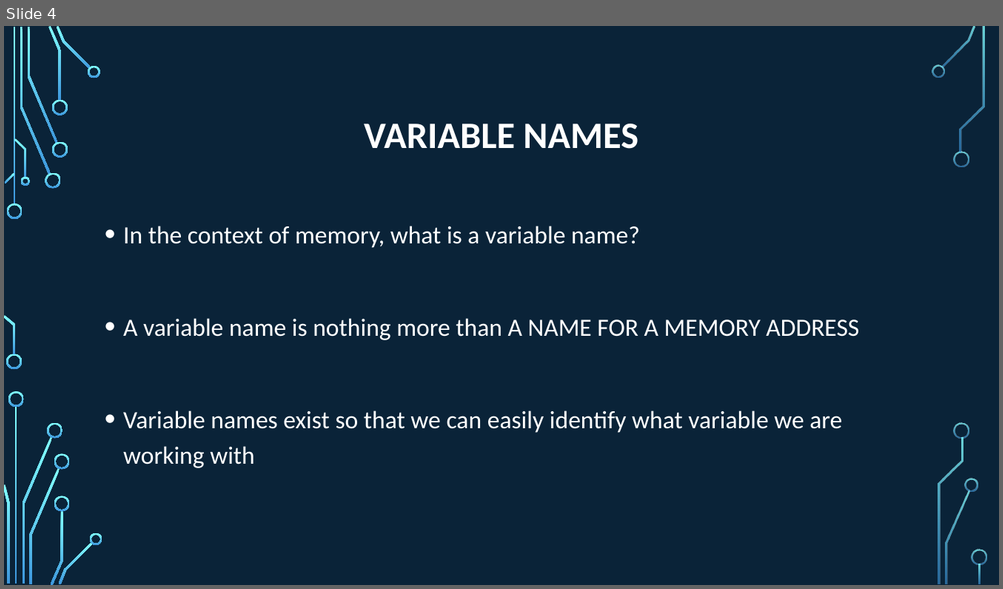
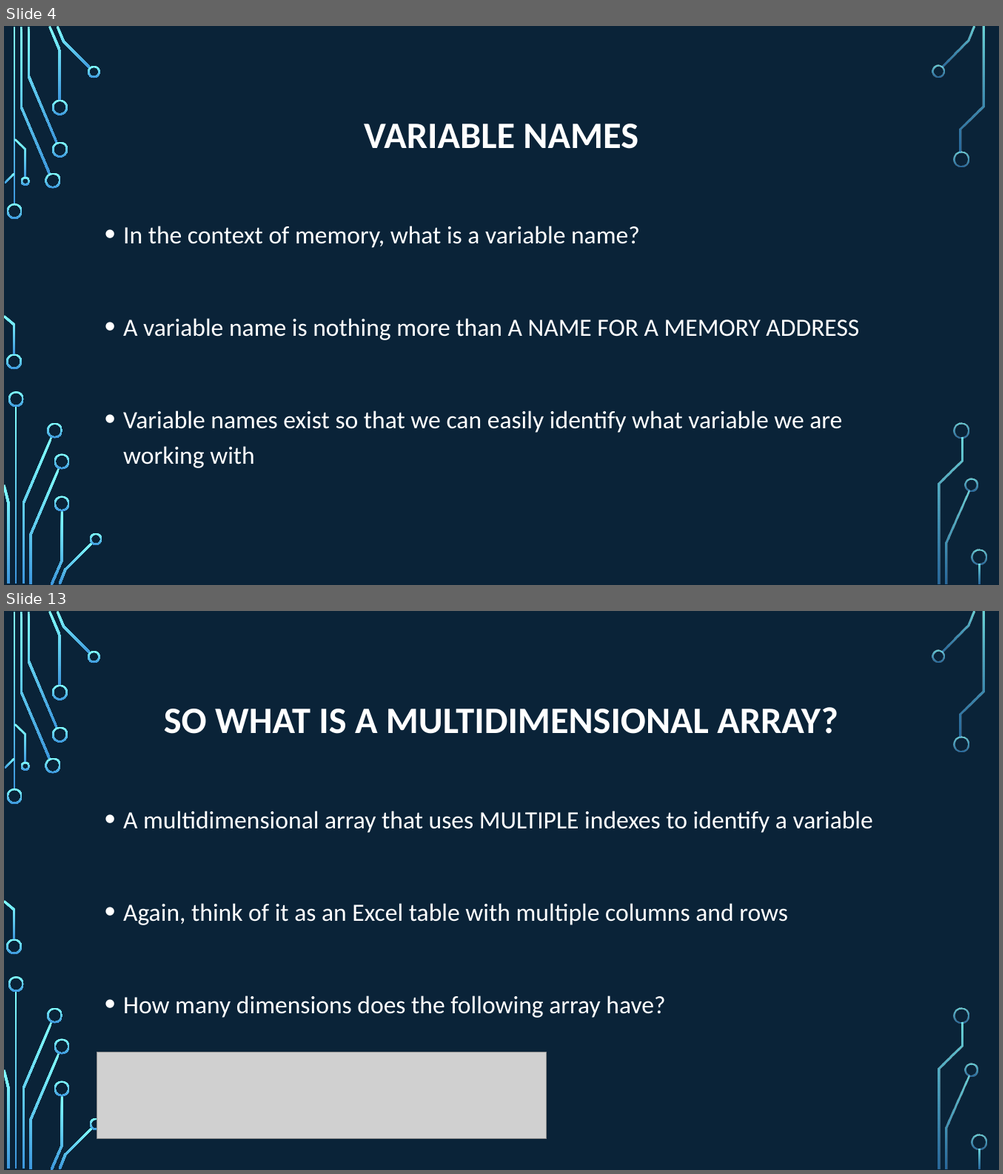
Before and after one commit to psypdt/ZIS_C-_Summer_Course_2019, a slide deck: Day_5/Day_5.pptx. Shown one above the other, each under a label of ours: slide 4 before the commit, slides 4 and 13 after it; the slides between them are not shown. The pictures are 1003x589 and 1003x1174 pixels, drawn with LibreOffice and Linux fonts; fonts in the diff are those of the drawing; grey boxes stand for pictures; background and template pictures are left out. Boxes give left, top, right and bottom in pixels: in the first picture for what was removed or moved away, otherwise in the second. Text is boxed around its words. In the diff, an @@ line names an element or a change of style, - is before the commit and + after.

```diff
--- a/Day_5/Day_5.pptx
+++ b/Day_5/Day_5.pptx
@@ slide 13 added at (4,611,999,1170), background picture (left out); not listed: 36 template elements that a slide beside it also shows @@
@@ title added at (164,707,838,734), 36 pt, text #FFFFFF, bold @@
+SO WHAT IS A MULTIDIMENSIONAL ARRAY?
@@ text added at (123,811,873,1018), 24 pt, text #FFFFFF @@
+• A multidimensional array that uses MULTIPLE indexes to identify a variable
+• Again, think of it as an Excel table with multiple columns and rows
+• How many dimensions does the following array have?
@@ picture added at (97,1053,546,1140) @@
```
Also in this commit, not shown: 2 slides changed, 23 other slides added, 1 slide removed, 1 other file.
